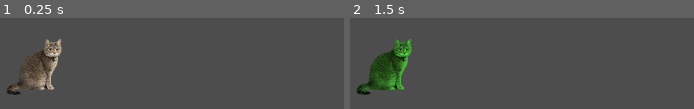
Above: before the commit, frames 1-2 (left to right).
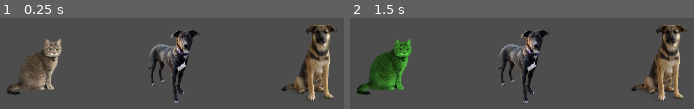
Above: after the commit, the same moments.

Repository: forsman5/volcano
Game: Godot game, scene res://scenes/main.tscn
Same seed, same stepped clock (60 frames per second), same inputs: the game is played once before the commit and once after it.
Inputs (mouse positions are in pixels of both pictures, inside the frame that each line leads up to):
- Up to frame 1 (0.25 s): no input
- Up to frame 2 (1.5 s): tap Enter at 0.5 s; move the mouse to (384, 65) at 0.52 s; click (384, 65) at 0.67 s; tap Space at 1.25 s; move the mouse to (415, 35) at 1.27 s; click (415, 35) at 1.42 s

The runs differ from the first frame. In frame 1, 9.3% of the frame differs, in the area x 43-98%, y 6-94%; in frame 2, 9.3%.

Commit message:
Add multi-unit squad support with two allies
- Unit scene now supports @export vars for texture and speed per instance
- main.gd auto-connects to any PlayerUnit child, no hardcoding
- player.tscn gets missing body CollisionShape2D for wall collision
- Ally1 and Ally2 added to main scene with distinct sprites and speeds

Co-Authored-By: Claude Sonnet 4.6 <noreply@anthropic.com>

Diff:
--- a/scenes/main.tscn
+++ b/scenes/main.tscn
@@ -2,8 +2,56 @@
 
 [ext_resource type="Script" uid="uid://caoirh0u1e4sq" path="res://scripts/main.gd" id="1_0wfyh"]
 [ext_resource type="PackedScene" uid="uid://bb86ydwglhp8t" path="res://scenes/player.tscn" id="2_sugp2"]
+[ext_resource type="Texture2D" path="res://assets/ally1.png" id="3_ally1"]
+[ext_resource type="Texture2D" uid="uid://b8qodpdf6mfgs" path="res://assets/ally2.png" id="4_ally2"]
+
+[sub_resource type="RectangleShape2D" id="RectangleShape2D_top"]
+size = Vector2(1152, 32)
+
+[sub_resource type="RectangleShape2D" id="RectangleShape2D_bottom"]
+size = Vector2(1152, 32)
+
+[sub_resource type="RectangleShape2D" id="RectangleShape2D_left"]
+size = Vector2(32, 648)
+
+[sub_resource type="RectangleShape2D" id="RectangleShape2D_right"]
+size = Vector2(32, 648)
 
 [node name="Main" type="Node2D" unique_id=213392669]
 script = ExtResource("1_0wfyh")
 
 [node name="PlayerUnit" parent="." unique_id=737055500 instance=ExtResource("2_sugp2")]
+
+[node name="AllyUnit" parent="." instance=ExtResource("2_sugp2")]
+position = Vector2(500, 400)
+unit_texture = ExtResource("3_ally1")
+move_speed = 100.0
+
+[node name="Ally2Unit" parent="." instance=ExtResource("2_sugp2")]
+position = Vector2(700, 400)
+unit_texture = ExtResource("4_ally2")
+move_speed = 120.0
+
+[node name="WallTop" type="StaticBody2D" parent="."]
+position = Vector2(576, 16)
+
+[node name="CollisionShape2D" type="CollisionShape2D" parent="WallTop"]
+shape = SubResource("RectangleShape2D_top")
+
+[node name="WallBottom" type="StaticBody2D" parent="."]
+position = Vector2(576, 632)
+
+[node name="CollisionShape2D" type="CollisionShape2D" parent="WallBottom"]
+shape = SubResource("RectangleShape2D_bottom")
+
+[node name="WallLeft" type="StaticBody2D" parent="."]
+position = Vector2(16, 324)
+
+[node name="CollisionShape2D" type="CollisionShape2D" parent="WallLeft"]
+shape = SubResource("RectangleShape2D_left")
+
+[node name="WallRight" type="StaticBody2D" parent="."]
+position = Vector2(1136, 324)
+
+[node name="CollisionShape2D" type="CollisionShape2D" parent="WallRight"]
+shape = SubResource("RectangleShape2D_right")
--- a/scenes/player.tscn
+++ b/scenes/player.tscn
@@ -4,6 +4,9 @@
 [ext_resource type="Texture2D" uid="uid://dqpnvljgr3uen" path="res://assets/player.png" id="2_qhqgy"]
 
 [sub_resource type="CircleShape2D" id="CircleShape2D_dqkch"]
+radius = 25.0
+
+[sub_resource type="CircleShape2D" id="CircleShape2D_body"]
 radius = 25.0
 
 [node name="Player" type="CharacterBody2D" unique_id=737055500]
@@ -18,3 +21,6 @@
 
 [node name="CollisionShape2D" type="CollisionShape2D" parent="Area2D" unique_id=1147623951]
 shape = SubResource("CircleShape2D_dqkch")
+
+[node name="CollisionShape2D" type="CollisionShape2D" parent="." unique_id=1147623952]
+shape = SubResource("CircleShape2D_body")
--- a/scripts/main.gd
+++ b/scripts/main.gd
@@ -2,11 +2,11 @@
 
 var selected_unit: PlayerUnit = null
 
-@onready var _player: PlayerUnit = $PlayerUnit
-
 
 func _ready() -> void:
-	_player.clicked.connect(_on_unit_clicked)
+	for child in get_children():
+		if child is PlayerUnit:
+			child.clicked.connect(_on_unit_clicked)
 
 
 func _unhandled_input(event: InputEvent) -> void:
--- a/scripts/player.gd
+++ b/scripts/player.gd
@@ -3,7 +3,9 @@
 
 signal clicked(unit: PlayerUnit)
 
-const MOVE_SPEED: float = 150.0
+@export var move_speed: float = 150.0
+@export var unit_texture: Texture2D
+
 const ARRIVAL_THRESHOLD: float = 4.0
 
 var _target_position: Vector2 = Vector2.ZERO
@@ -15,6 +17,8 @@
 
 func _ready() -> void:
 	motion_mode = CharacterBody2D.MOTION_MODE_FLOATING
+	if unit_texture:
+		_sprite.texture = unit_texture
 	_area.input_event.connect(_on_area_input_event)
 
 
@@ -26,7 +30,7 @@
 		_is_moving = false
 		velocity = Vector2.ZERO
 	else:
-		velocity = direction.normalized() * MOVE_SPEED
+		velocity = direction.normalized() * move_speed
 	move_and_slide()
 
 
Binary file added: assets/ally1.png
Not shown, added: assets/ally1.png.import
Binary file added: assets/ally2.png
Not shown, added: assets/ally2.png.import
